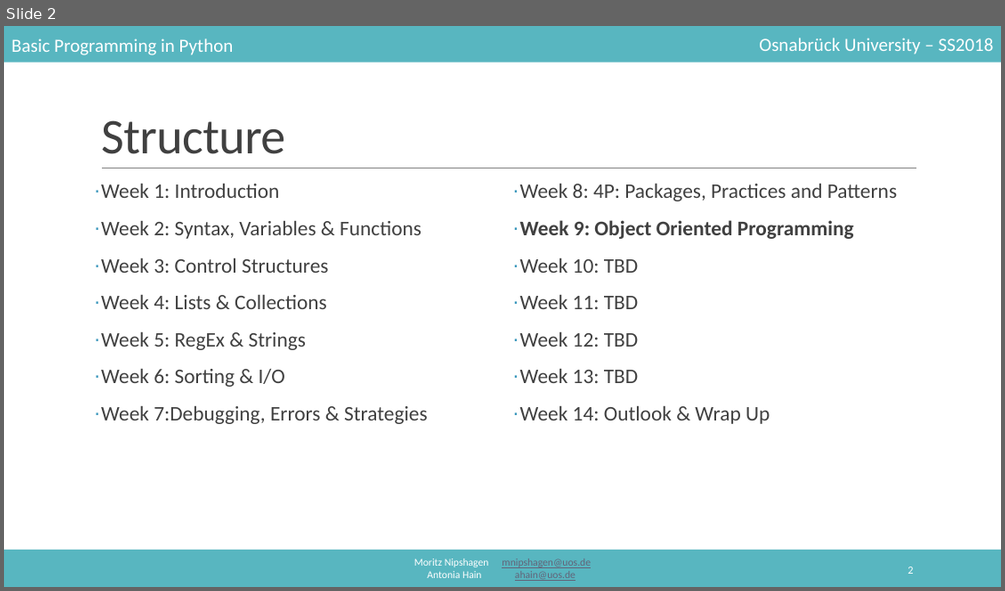
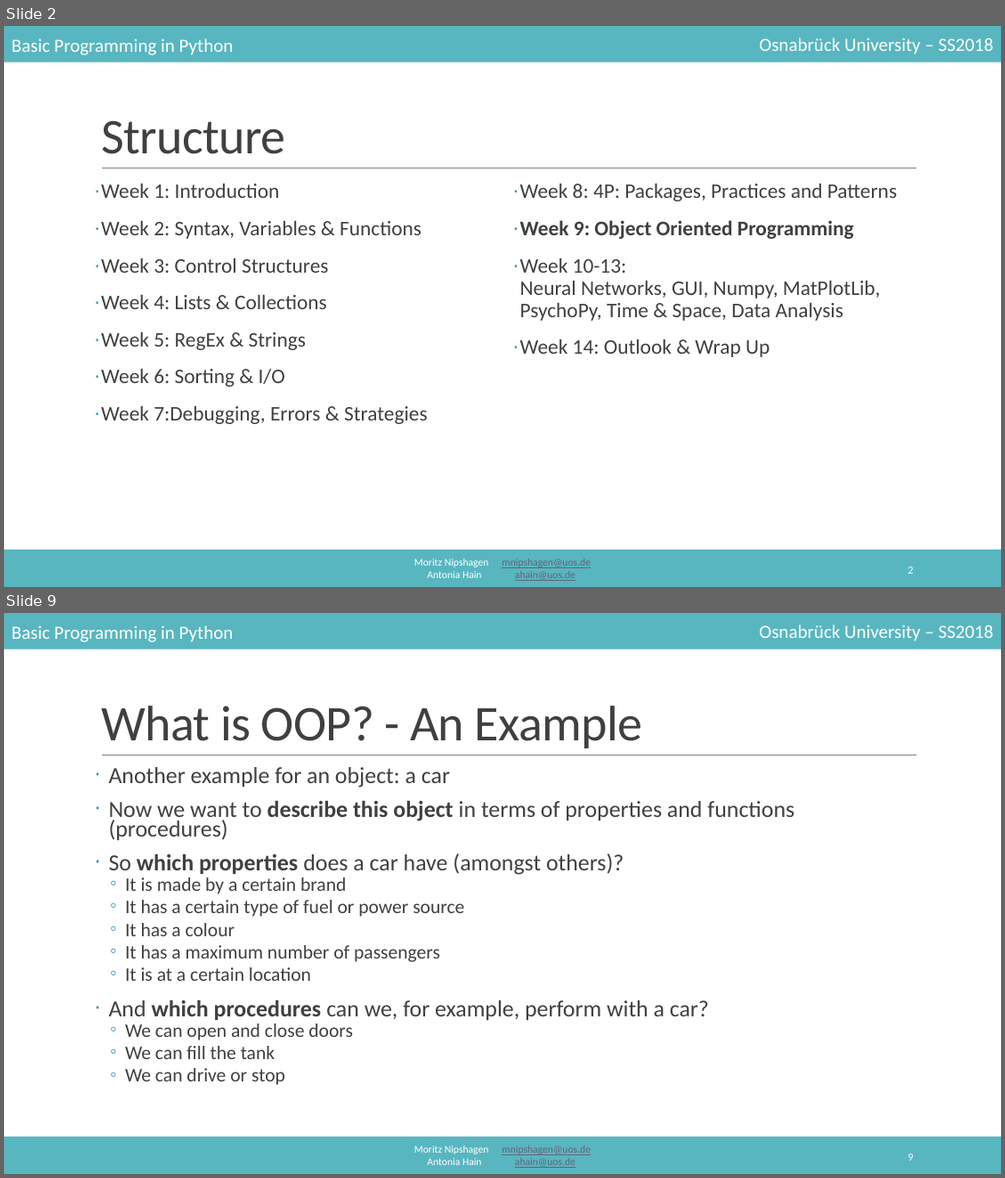
Before and after one commit to mnipshagen/monty, a slide deck: 2018/09/09_OOP.pptx. Shown one above the other, each under a label of ours: slide 2 before the commit, slides 2 and 9 after it; the slides between them are not shown. The pictures are 1005x591 and 1005x1178 pixels, drawn with LibreOffice and Linux fonts; fonts in the diff are those of the drawing. Boxes give left, top, right and bottom in pixels: in the first picture for what was removed or moved away, otherwise in the second. Text is boxed around its words. In the diff, an @@ line names an element or a change of style, - is before the commit and + after.

```diff
--- a/2018/09/09_OOP.pptx
+++ b/2018/09/09_OOP.pptx
@@ slide 9 added at bbox=[4, 613, 1001, 1174], background #FFFFFF; not listed: 6 template elements that a slide beside it also shows @@
@@ title added at bbox=[101, 706, 643, 748], 48 pt, text #404040 @@
+What is OOP? - An Example
@@ text added at bbox=[109, 767, 794, 1085], 22.2 pt, text #404040 @@
+· Another example for an object: a car
+· Now we want to describe this object in terms of properties and functions (procedures)
+· So which properties does a car have (amongst others)?
+  ◦ It is made by a certain brand
+  ◦ It has a certain type of fuel or power source
+  ◦ It has a colour
+  ◦ It has a maximum number of passengers
+  ◦ It is at a certain location
+· And which procedures can we, for example, perform with a car?
+  ◦ We can open and close doors
+  ◦ We can fill the tank
+  ◦ We can drive or stop
@@ page number added at bbox=[907, 1153, 913, 1160], 10.5 pt, text #FFFFFF @@
+9
@@ slide 2 changed as well @@
@@ text at bbox=[520, 258, 881, 321]: text changed @@
-· Week 10: TBD
-· Week 11: TBD
-· Week 12: TBD
-· Week 13: TBD
+· Week 10-13:
+  Neural Networks, GUI, Numpy, MatPlotLib, PsychoPy, Time & Space, Data Analysis
```
Also in this commit, not shown: 1 other slide changed, 42 other slides added, 10 other files.
